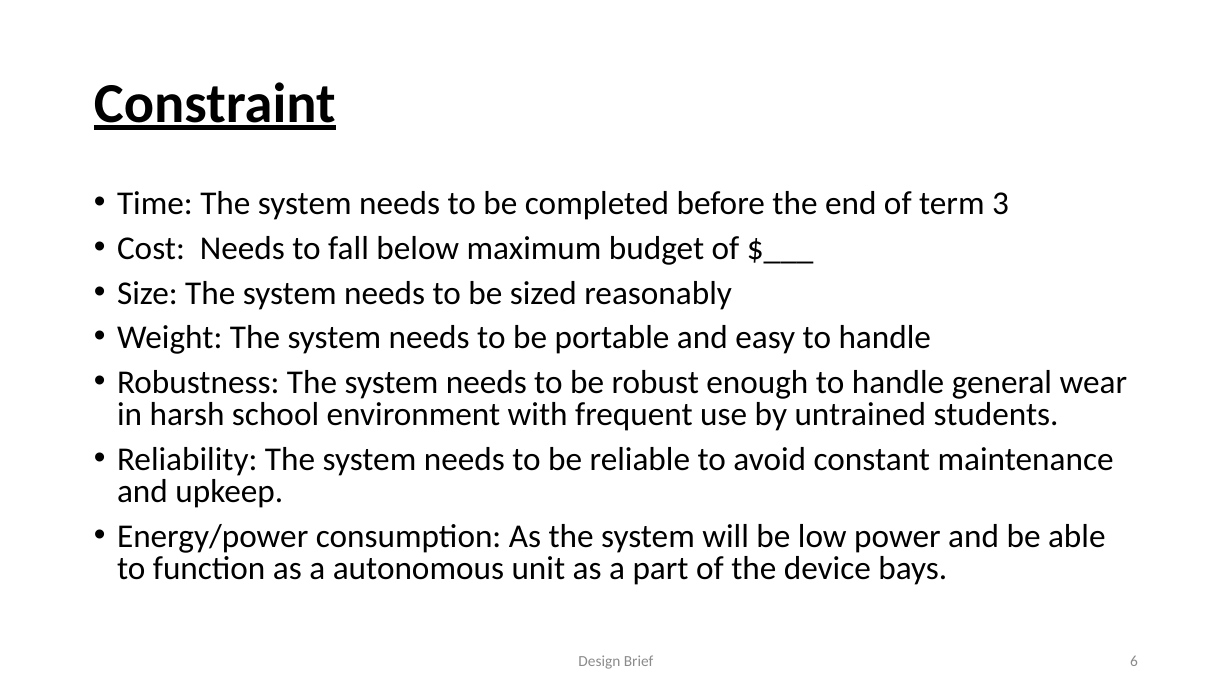
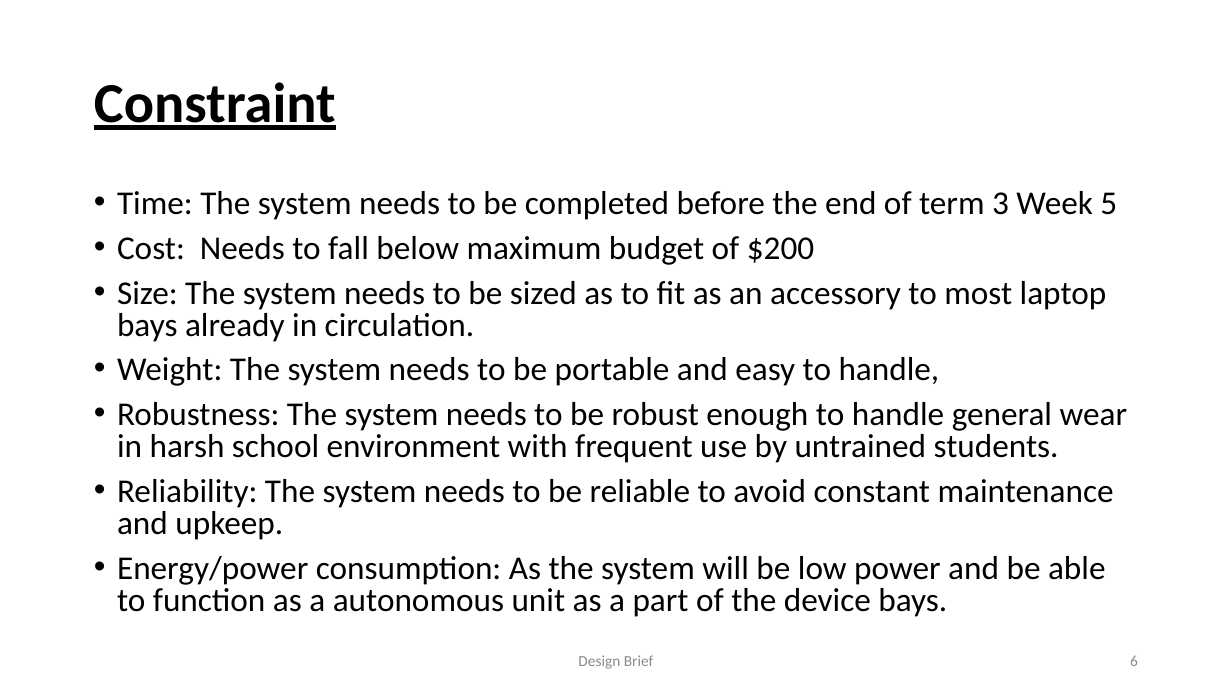
Before and after one commit to Karna-A/Sys-Engineering, a slide deck: slide 6 of Folio/Design Brief RFID FINAL.pptx. Drawn at 1232x693 pixels with LibreOffice and Linux fonts; fonts in the diff are those of the drawing. Boxes give left, top, right and bottom in pixels: in the first picture for what was removed or moved away, otherwise in the second. Text is boxed around its words. In the diff, an @@ line names an element or a change of style, - is before the commit and + after.

```diff
--- a/Folio/Design Brief RFID FINAL.pptx
+++ b/Folio/Design Brief RFID FINAL.pptx
@@ text at (117,191,1117,386): text changed @@
-• Time: The system needs to be completed before the end of term 3
-• Cost: Needs to fall below maximum budget of $___
-• Size: The system needs to be sized reasonably
-• Weight: The system needs to be portable and easy to handle
+• Time: The system needs to be completed before the end of term 3 Week 5
+• Cost: Needs to fall below maximum budget of $200
+• Size: The system needs to be sized as to fit as an accessory to most laptop bays already in circulation.
+• Weight: The system needs to be portable and easy to handle,
```
Also in this commit, not shown: 4 other slides changed, 14 other files.
